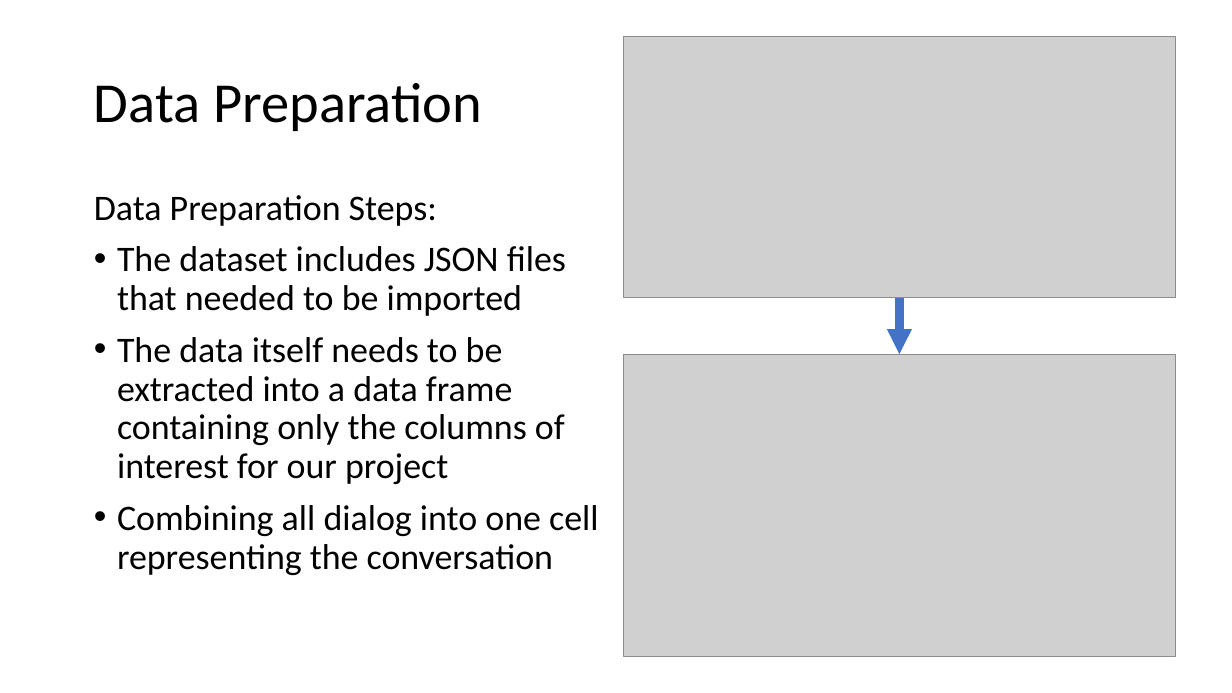
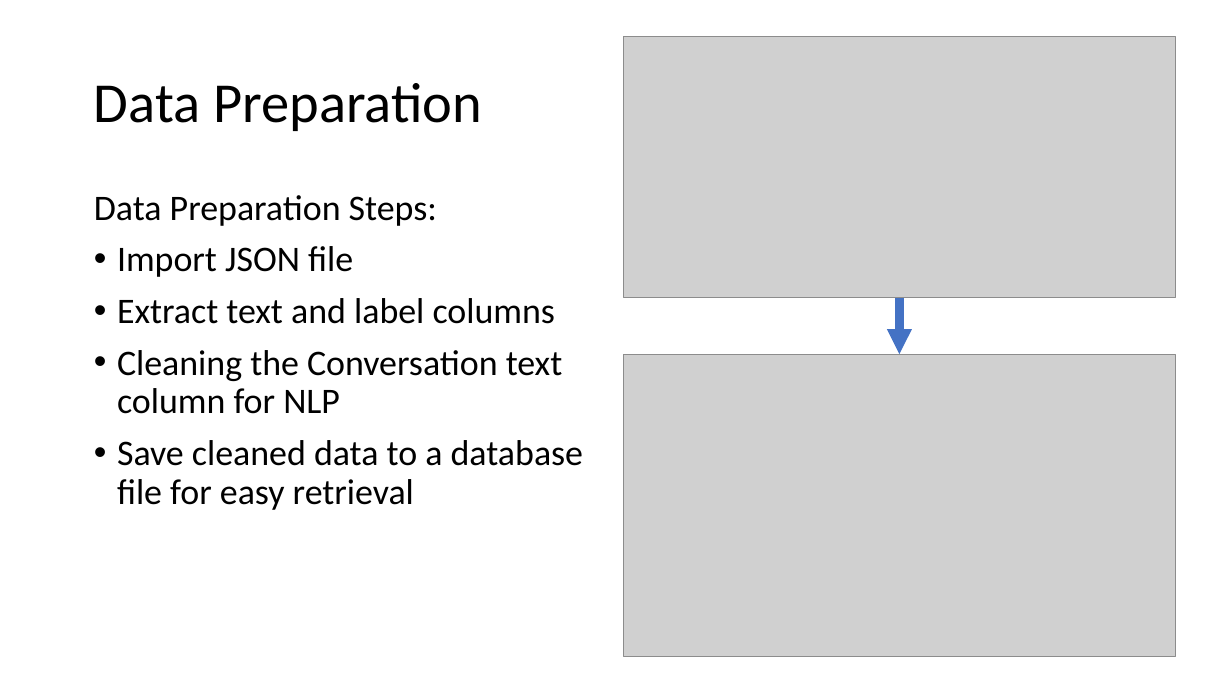
Before and after one commit to CSML1010-3-2020/NLPCourseProject, a slide deck: slide 6 of CSML1010_Group3_Project_Proposal.pptx (slide 5 before the commit). Drawn at 1232x693 pixels with LibreOffice and Linux fonts; fonts in the diff are those of the drawing; grey boxes stand for pictures. Boxes give left, top, right and bottom in pixels: in the first picture for what was removed or moved away, otherwise in the second. Text is boxed around its words. In the diff, an @@ line names an element or a change of style, - is before the commit and + after.

```diff
--- a/CSML1010_Group3_Project_Proposal.pptx
+++ b/CSML1010_Group3_Project_Proposal.pptx
@@ text at [117,246,583,510]: text changed @@
-• The dataset includes JSON files that needed to be imported
-• The data itself needs to be extracted into a data frame containing only the columns of interest for our project
-• Combining all dialog into one cell representing the conversation
+• Import JSON file
+• Extract text and label columns
+• Cleaning the Conversation text column for NLP
+• Save cleaned data to a database file for easy retrieval
```
Also in this commit, not shown: 4 other slides changed, 8 slides added, 1 slide removed, 2 other files.
